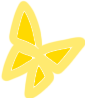
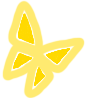
Revision of a layered 85x98 image; what changed, layer by layer:
renamed "Layer 1" to "Layer 3", hid it over box(0, 0, 85, 98)
renamed "Background" to "Layer 4", showed it, painted on it over box(0, 0, 85, 98)
